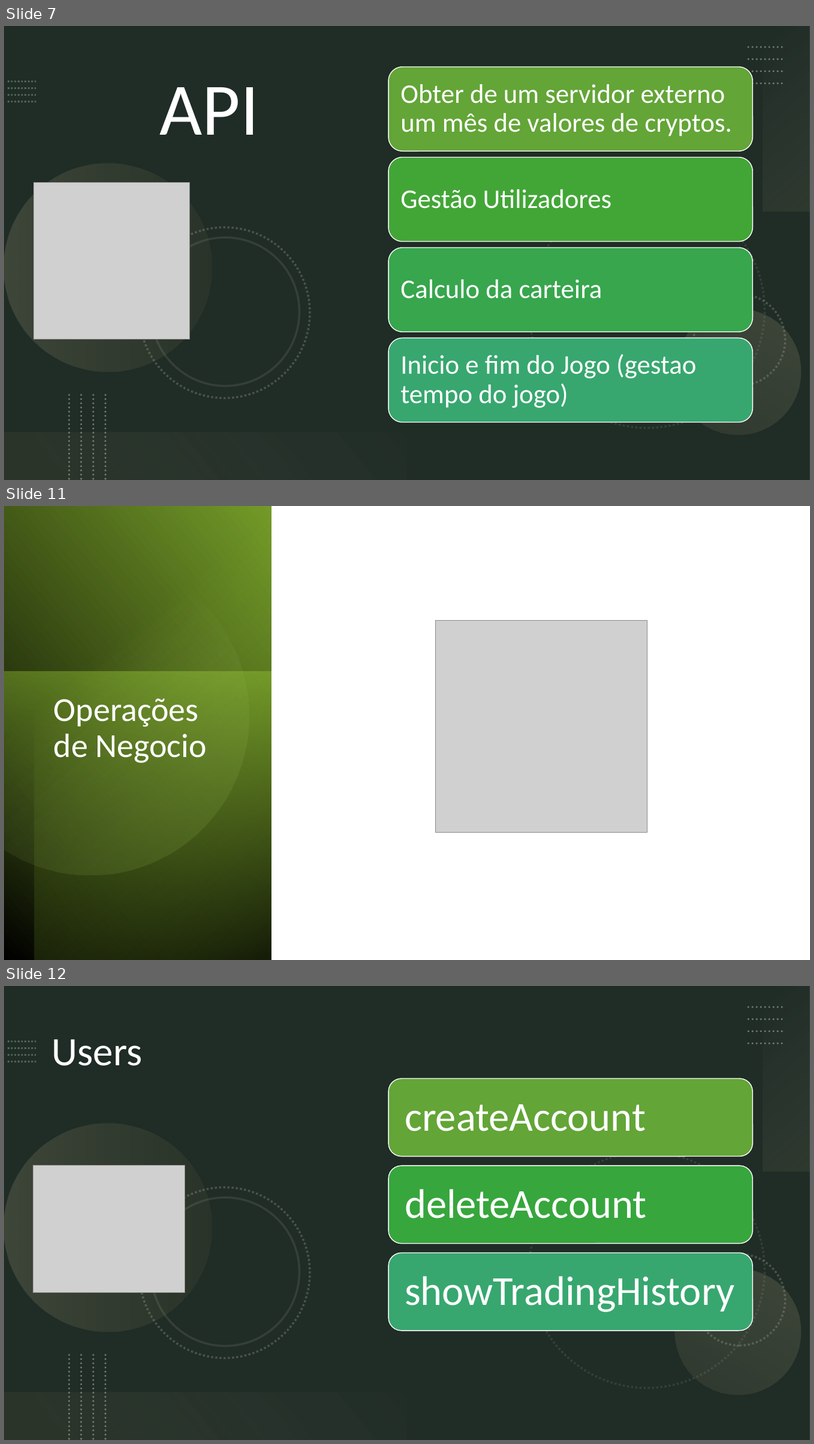
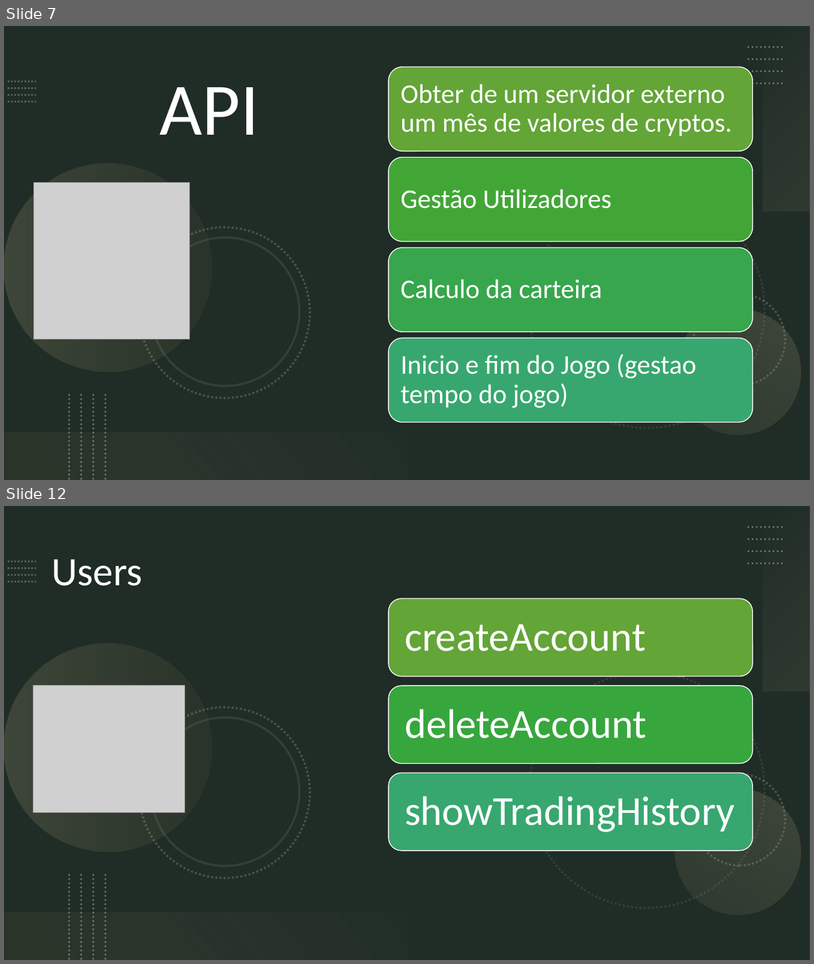
Before and after one commit to pmdmartins21/Crypto-Challenge, a slide deck: Requisitos/CryptoChallenger.pptx. Shown one above the other, each under a label of ours: slides 7, 11 and 12 before the commit, slides 7 and 12 after it; the slides between them are not shown. The pictures are 814x1444 and 814x964 pixels, drawn with LibreOffice and Linux fonts; fonts in the diff are those of the drawing; grey boxes stand for pictures. Boxes give left, top, right and bottom in pixels: in the first picture for what was removed or moved away, otherwise in the second. Text is boxed around its words. In the diff, an @@ line names an element or a change of style, - is before the commit and + after.

```diff
--- a/Requisitos/CryptoChallenger.pptx
+++ b/Requisitos/CryptoChallenger.pptx
@@ slide 11 removed at <box>4,506,810,960</box>, background #FFFFFF @@
@@ rectangle removed at <box>4,506,272,960</box> @@
@@ rectangle removed at <box>34,506,272,960</box> @@
@@ freeform shape removed at <box>4,537,278,903</box> @@
@@ picture removed at <box>436,621,648,832</box> @@
@@ rectangle removed at <box>4,672,272,960</box> @@
@@ title removed at <box>54,698,207,763</box> @@
-Operações de Negocio
```
Also in this commit, not shown: 2 slides changed, 2 slides added, 2 other slides removed, 1 other file.
